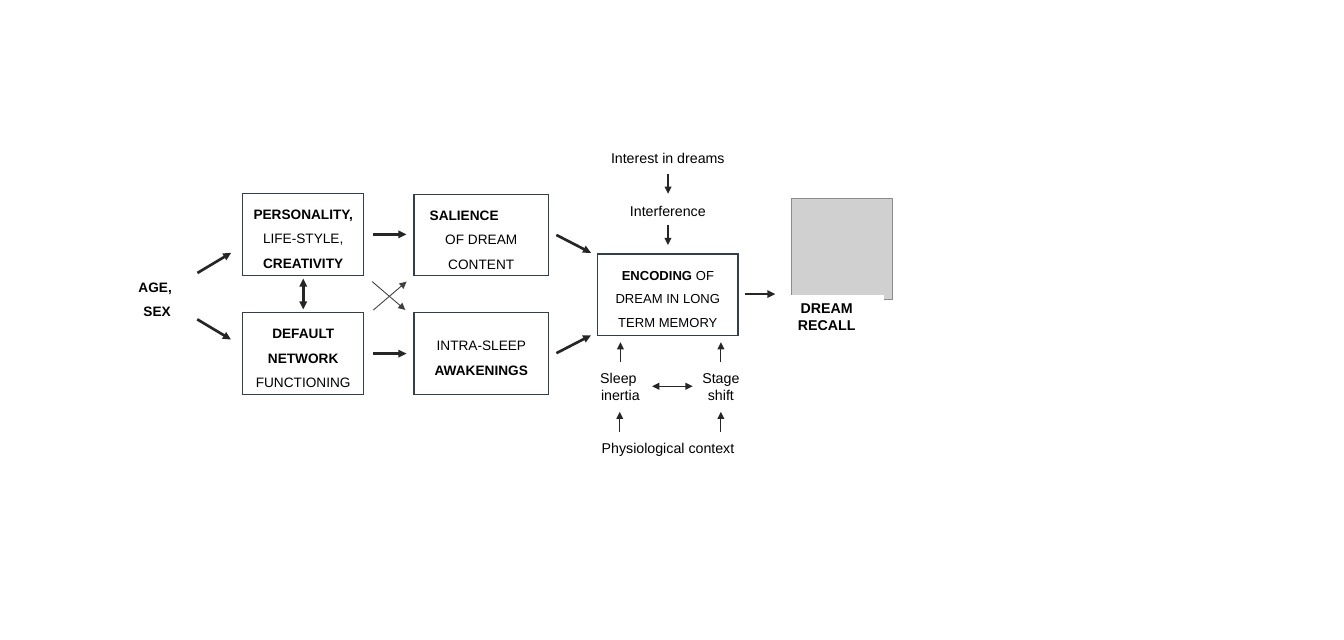
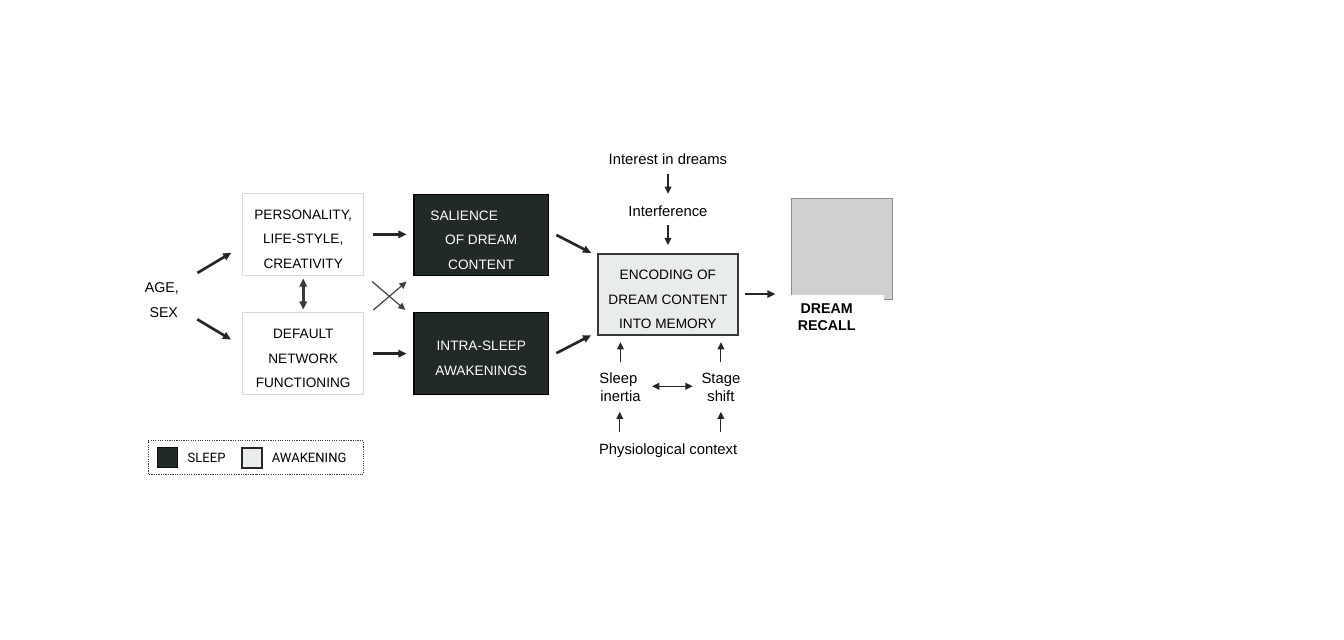
Before and after one commit to raphaelvallat/Thesis, a slide deck: slide 1 of Fig/Discussion/schema_dream_recall.pptx. Drawn at 1344x640 pixels with LibreOffice and Linux fonts; fonts in the diff are those of the drawing; grey boxes stand for pictures. Boxes give left, top, right and bottom in pixels: in the first picture for what was removed or moved away, otherwise in the second. Text is boxed around its words. In the diff, an @@ line names an element or a change of style, - is before the commit and + after.

```diff
--- a/Fig/Discussion/schema_dream_recall.pptx
+++ b/Fig/Discussion/schema_dream_recall.pptx
@@ rectangle "PERSONALITY, LIFE-STYLE, CREATIVITY" at bbox=[242, 193, 364, 275]: bold off in "PERSONALITY, CREATIVITY"; outline #333F50 1 pt to #D3DBD9 1 pt @@
@@ rectangle "SALIENCE OF DREAM CONTENT" at bbox=[414, 195, 548, 276]: text colour #000000 to #FFFFFF; bold off in "SALIENCE"; fill none to #222A29; outline #333F50 1 pt to #000000 1 pt @@
@@ text "AGE,": place and size @@
-text "AGE," at bbox=[138, 282, 171, 316]
+text "AGE," at bbox=[145, 282, 179, 317]
@@ text "AGE," at bbox=[145, 282, 179, 317]: size 11.5 to 12 pt, bold off @@
@@ rectangle "ENCODING OF DREAM CONTENT INTO ..." at bbox=[597, 254, 737, 335]: fill none to #E8ECEB; outline #333F50 1 pt to #3B3838 1.5 pt @@
@@ text in rectangle at bbox=[608, 269, 728, 328]: text changed; size 11 to 11.5 pt @@
-ENCODING OF DREAM IN LONG TERM MEMORY
+ENCODING OF DREAM CONTENT INTO MEMORY
@@ double arrow (303, 310) - (303, 279): stroke #262626 2.25 pt to #3B3838 2.25 pt @@
@@ arrow (372, 282) - (405, 310): stroke #404040 0.75 pt to #404040 1 pt @@
@@ arrow (373, 310) - (406, 282): stroke #404040 0.75 pt to #404040 1 pt @@
@@ rectangle "DEFAULT NETWORK FUNCTIONING" at bbox=[242, 312, 364, 394]: bold off in "DEFAULT NETWORK"; outline #333F50 1 pt to #D3DBD9 1 pt @@
@@ rectangle "INTRA-SLEEP AWAKENINGS" at bbox=[414, 313, 548, 394]: text colour #000000 to #FFFFFF; bold off in "AWAKENINGS"; fill none to #222A29; outline #333F50 1 pt to #000000 1 pt @@
@@ size 12 to 12.5 pt in 5 elements at bbox=[599, 443, 737, 457], bbox=[609, 153, 727, 164], bbox=[628, 205, 707, 216], bbox=[599, 372, 640, 401], bbox=[702, 372, 741, 401] @@
@@ group added at bbox=[148, 441, 364, 474]: 3 rectangles, 2 texts @@
+SLEEP
+AWAKENING
```
Also in this commit, not shown: 1 slide added, 5 other files.
